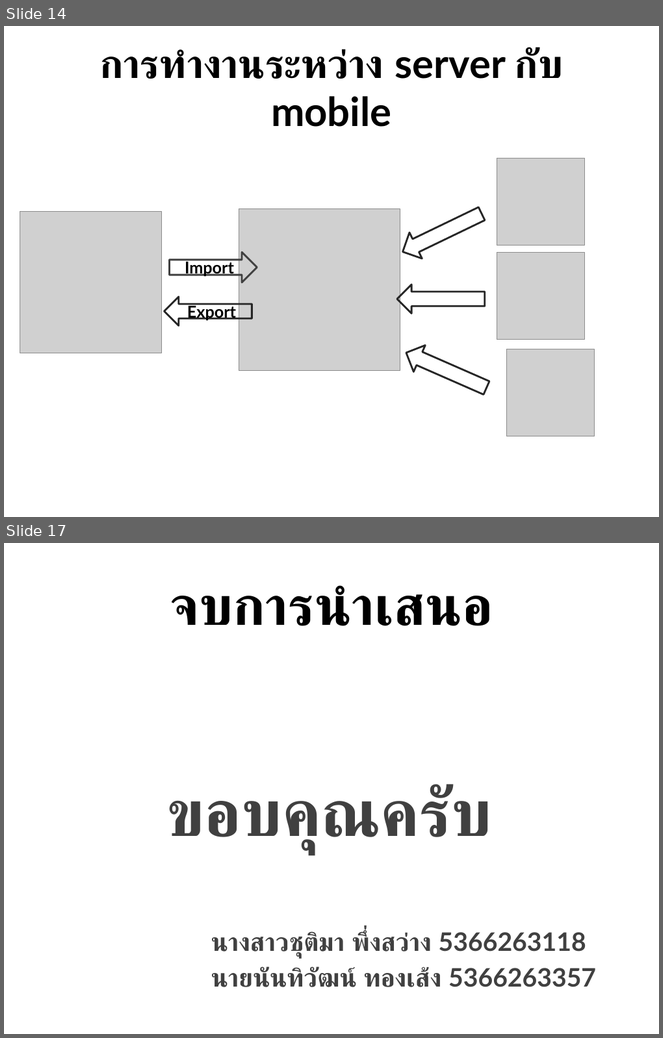
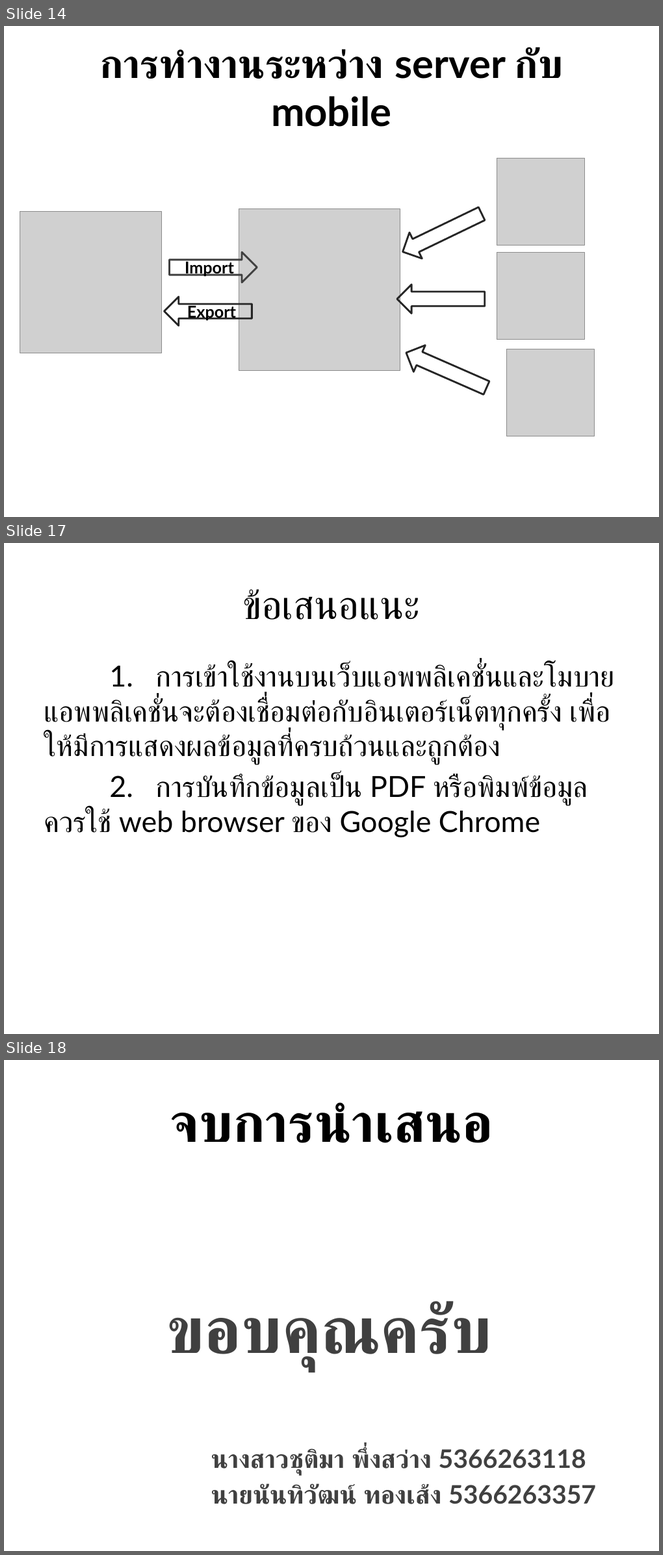
Before and after one commit to nwatth/project-doc, a slide deck: Present_100_font.pptx. Shown one above the other, each under a label of ours: slides 14 and 17 before the commit, slides 14, 17 and 18 after it; the slides between them are not shown. The pictures are 663x1038 and 663x1555 pixels, drawn with LibreOffice and Linux fonts; fonts in the diff are those of the drawing; grey boxes stand for pictures; background and template pictures are left out. Boxes give left, top, right and bottom in pixels: in the first picture for what was removed or moved away, otherwise in the second. Text is boxed around its words. In the diff, an @@ line names an element or a change of style, - is before the commit and + after.

```diff
--- a/Present_100_font.pptx
+++ b/Present_100_font.pptx
@@ slide 17 added at (4,543,659,1034), background picture (left out) @@
@@ title added at (243,589,420,620), 44 pt, text #000000 @@
+ข้อเสนอแนะ
@@ text added at (44,664,615,838), 32 pt, text #000000 @@
+1. การเข้าใช้งานบนเว็บแอพพลิเคชั่นและโมบายแอพพลิเคชั่นจะต้องเชื่อมต่อกับอินเตอร์เน็ตทุกครั้ง เพื่อให้มีการแสดงผลข้อมูลที่ครบถ้วนและถูกต้อง
+2. การบันทึกข้อมูลเป็น PDF หรือพิมพ์ข้อมูล ควรใช้ web browser ของ Google Chrome
@@ what was slide 17 is now slide 18 @@
```
Also in this commit, not shown: 2 slides changed, 1 other file.
